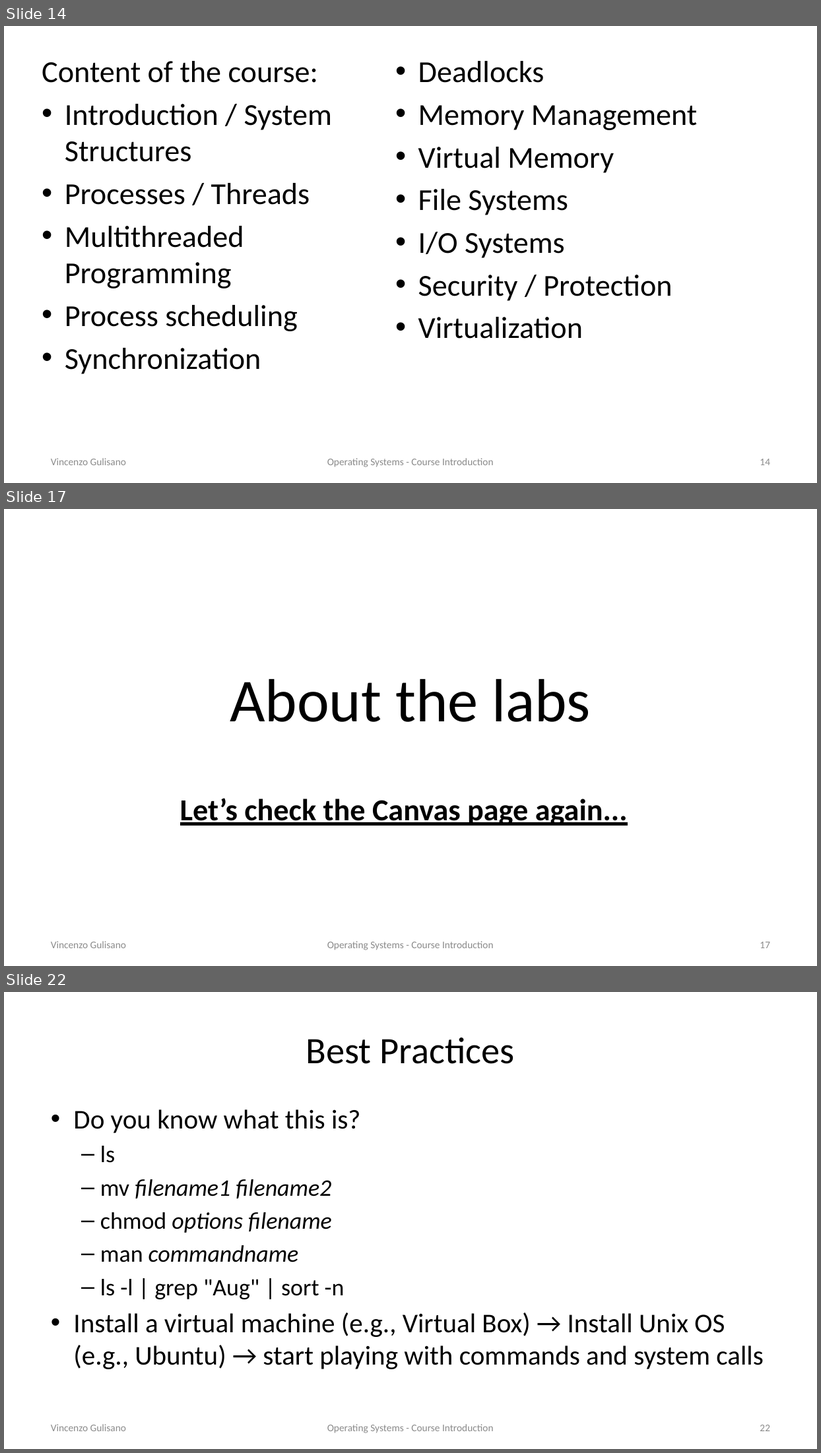
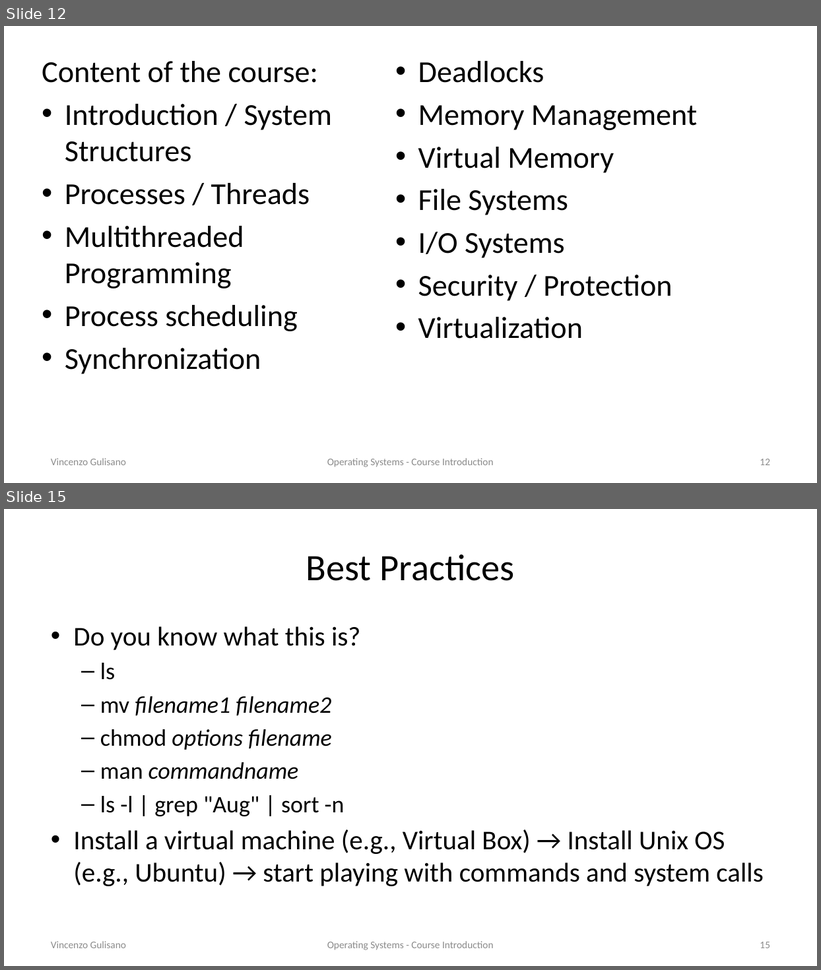
Before and after one commit to vincenzo-gulisano/os_material, a slide deck: slides/course_introduction.pptx. Shown one above the other, each under a label of ours: slides 14, 17 and 22 before the commit, slides 12 and 15 after it; the slides between them are not shown. The pictures are 821x1453 and 821x970 pixels, drawn with LibreOffice and Linux fonts; fonts in the diff are those of the drawing. Boxes give left, top, right and bottom in pixels: in the first picture for what was removed or moved away, otherwise in the second. Text is boxed around its words. In the diff, an @@ line names an element or a change of style, - is before the commit and + after.

Commit message:
updated course introduction slides

```diff
--- a/slides/course_introduction.pptx
+++ b/slides/course_introduction.pptx
@@ slide 17 removed at [4,509,817,966], background #FFFFFF @@
@@ title removed at [230,679,591,722] @@
-About the labs
@@ text removed at [180,798,628,826] @@
-Let’s check the Canvas page again...
@@ text removed at [51,941,126,949] @@
-Vincenzo Gulisano
@@ text removed at [327,941,494,951] @@
-Operating Systems - Course Introduction
@@ page number removed at [760,942,770,949] @@
-17
@@ what was slide 14 is now slide 12 @@
@@ page number at [760,459,770,466]: text changed @@
-14
+12
@@ what was slide 22 is now slide 15 @@
@@ page number at [760,942,770,949]: text changed @@
-22
+15
```
Also in this commit, not shown: 7 slides changed, 25 other slides removed, 1 other file.
